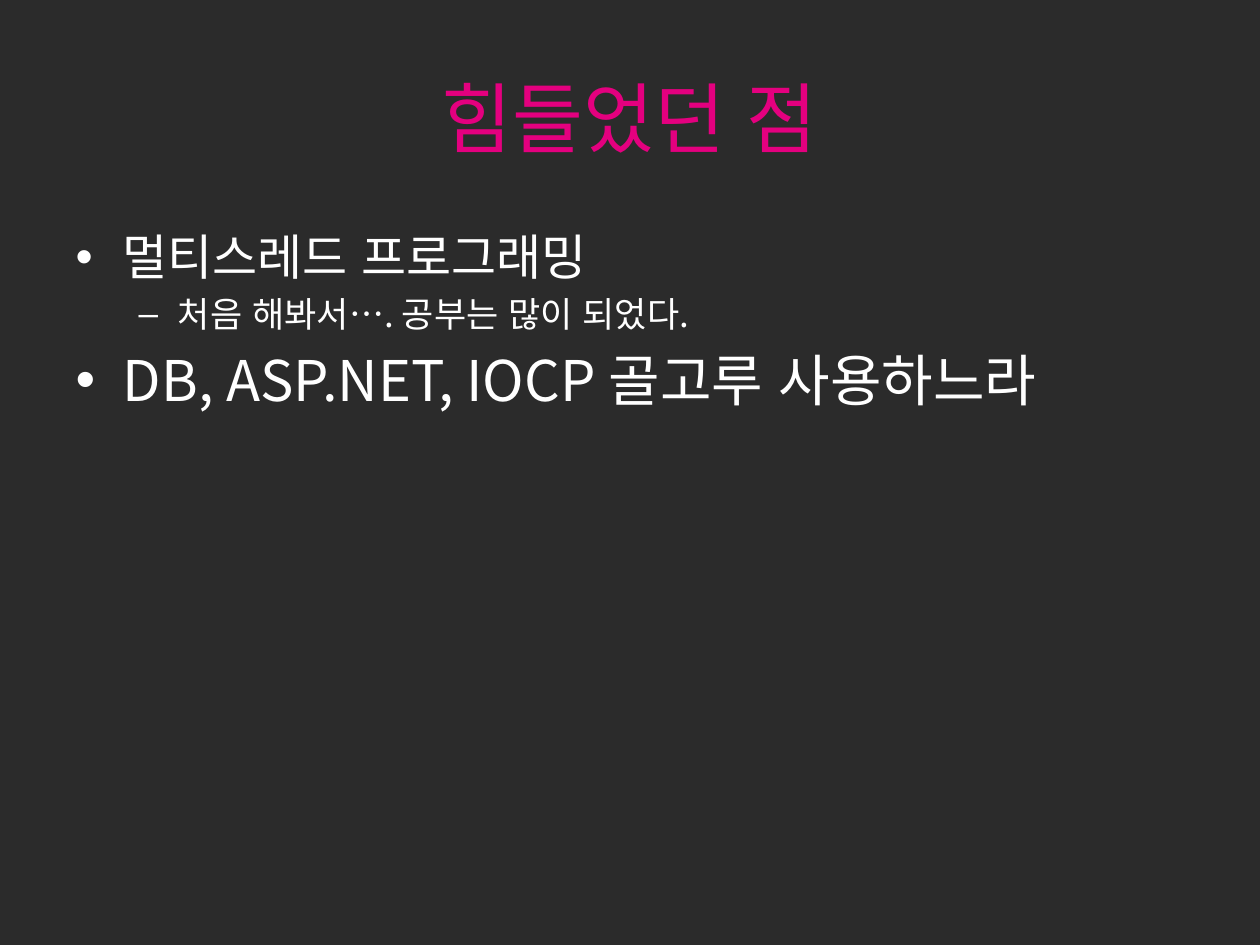
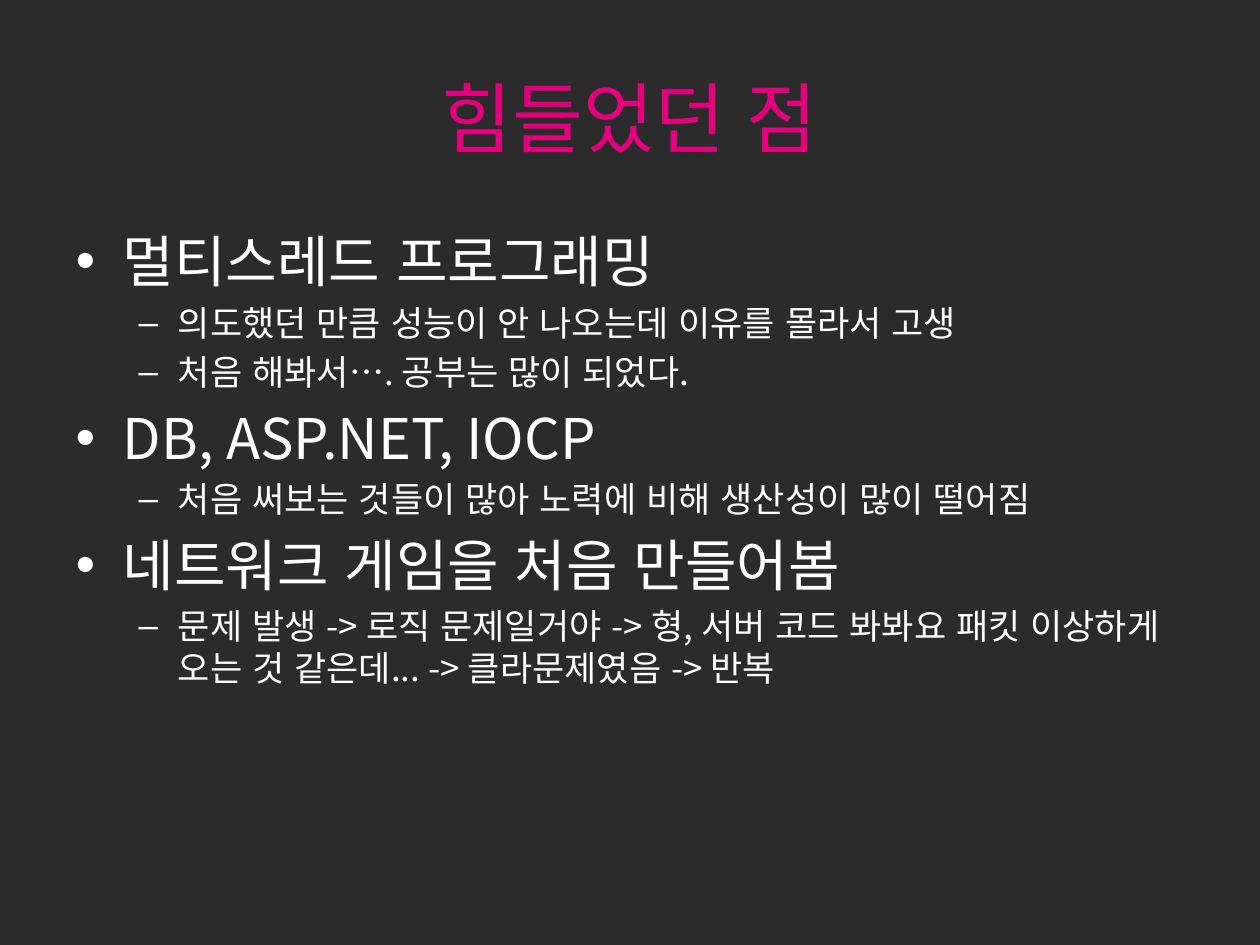
Before and after one commit to seokmin/2016ServerProject, a slide deck: slide 32 of 서버프로젝트.pptx (slide 31 before the commit). Drawn at 1260x945 pixels with LibreOffice and Linux fonts; fonts in the diff are those of the drawing; background and template pictures are left out; a plain dark background stands for a picture behind light text. Boxes give left, top, right and bottom in pixels: in the first picture for what was removed or moved away, otherwise in the second. Text is boxed around its words. In the diff, an @@ line names an element or a change of style, - is before the commit and + after.

```diff
--- a/서버프로젝트.pptx
+++ b/서버프로젝트.pptx
@@ text at (123, 235, 654, 287): size 28 to 32 pt in "멀티스레드 프로그래밍" @@
@@ text at (178, 307, 957, 339): paragraph added @@
+  – 의도했던 만큼 성능이 안 나오는데 이유를 몰라서 고생
@@ text at (123, 417, 1159, 684): text changed; size 32 to 20 pt @@
-• DB, ASP.NET, IOCP 골고루 사용하느라
+• DB, ASP.NET, IOCP
+  – 처음 써보는 것들이 많아 노력에 비해 생산성이 많이 떨어짐
+• 네트워크 게임을 처음 만들어봄
+  – 문제 발생 -> 로직 문제일거야 -> 형, 서버 코드 봐봐요 패킷 이상하게 오는 것 같은데... -> 클라문제였음 -> 반복
```
Also in this commit, not shown: 2 other slides changed, 3 slides added, 1 slide removed.
